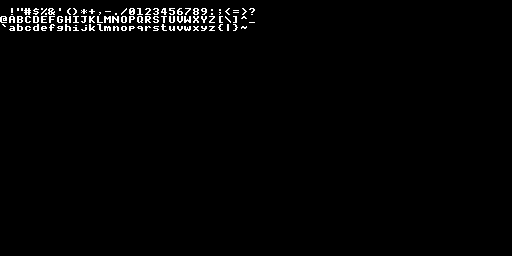
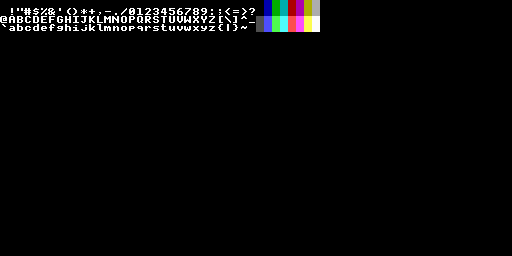
Layers edited between the first and the second 512 × 256 image:
painted on "Background" over [0, 0, 320, 32]
